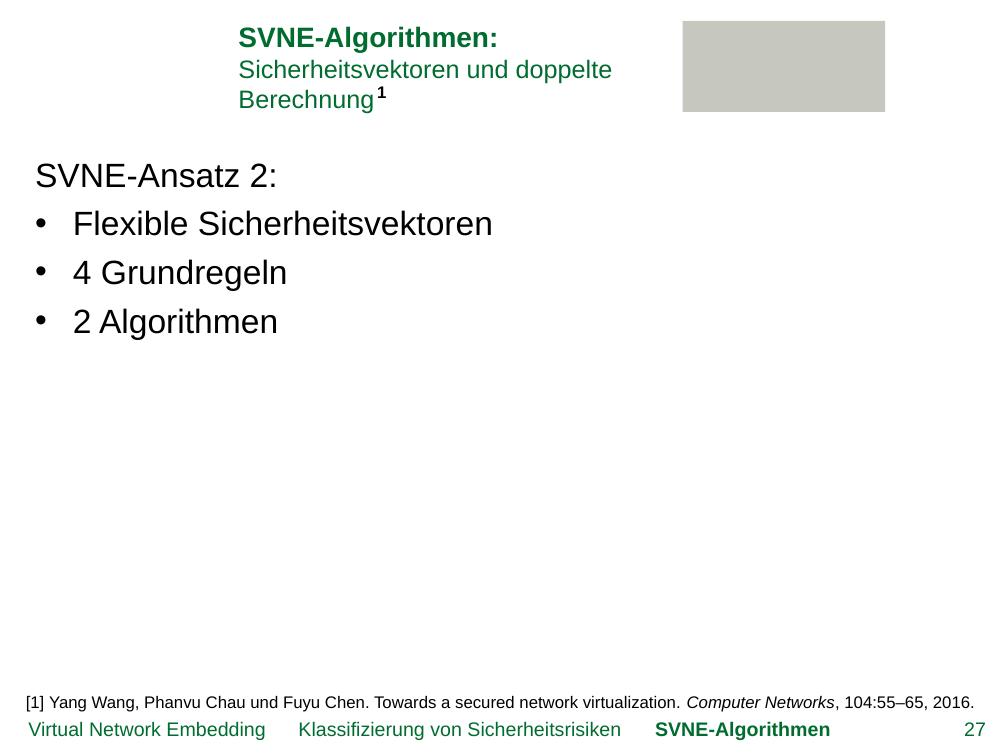
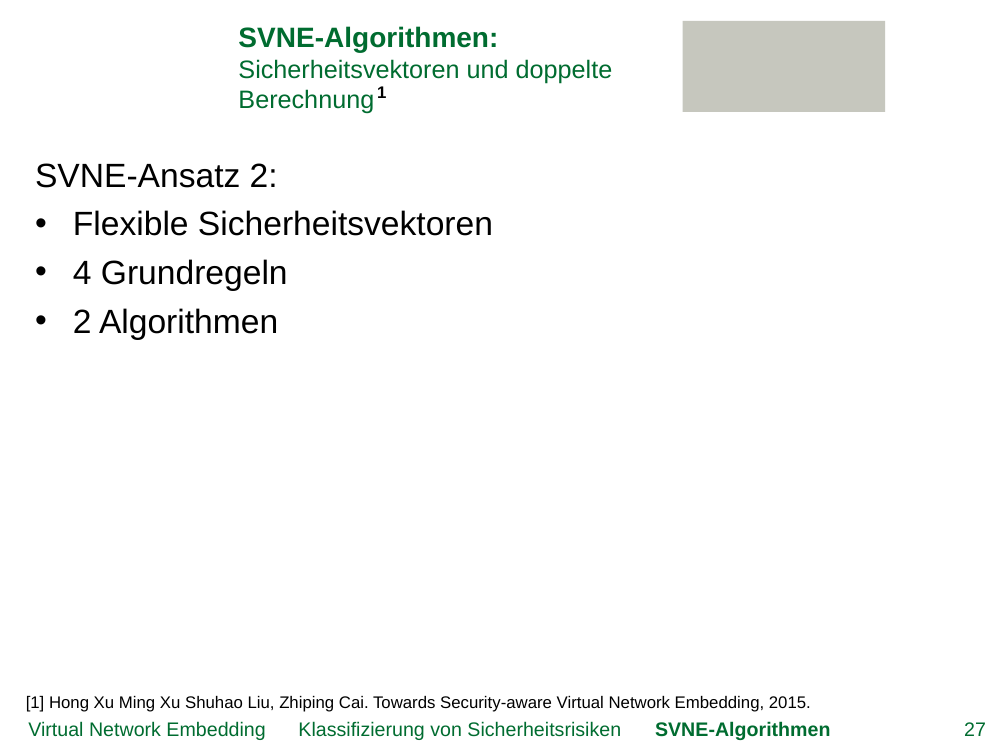
Before and after one commit to GeGroe/timvs, a slide deck: slide 27 of Referat/PowerPoint/TimvS_SVNE.pptx. Drawn at 1008x756 pixels with LibreOffice and Linux fonts; fonts in the diff are those of the drawing; background and template pictures are left out. Boxes give left, top, right and bottom in pixels: in the first picture for what was removed or moved away, otherwise in the second. Text is boxed around its words. In the diff, an @@ line names an element or a change of style, - is before the commit and + after.

```diff
--- a/Referat/PowerPoint/TimvS_SVNE.pptx
+++ b/Referat/PowerPoint/TimvS_SVNE.pptx
@@ text removed at (26,696,975,712) @@
-[1] Yang Wang, Phanvu Chau und Fuyu Chen. Towards a secured network virtualization. Computer Networks, 104:55–65, 2016.
@@ text added at (26,696,811,712), 12 pt, text #000000 @@
+[1] Hong Xu Ming Xu Shuhao Liu, Zhiping Cai. Towards Security-aware Virtual Network Embedding, 2015.
```
Also in this commit, not shown: 8 other slides changed, 2 slides added.
